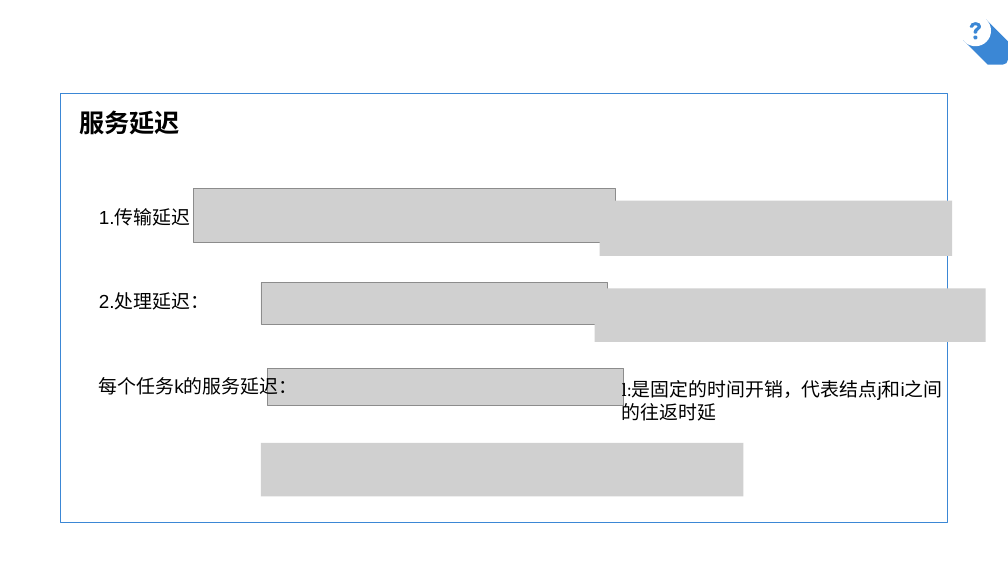
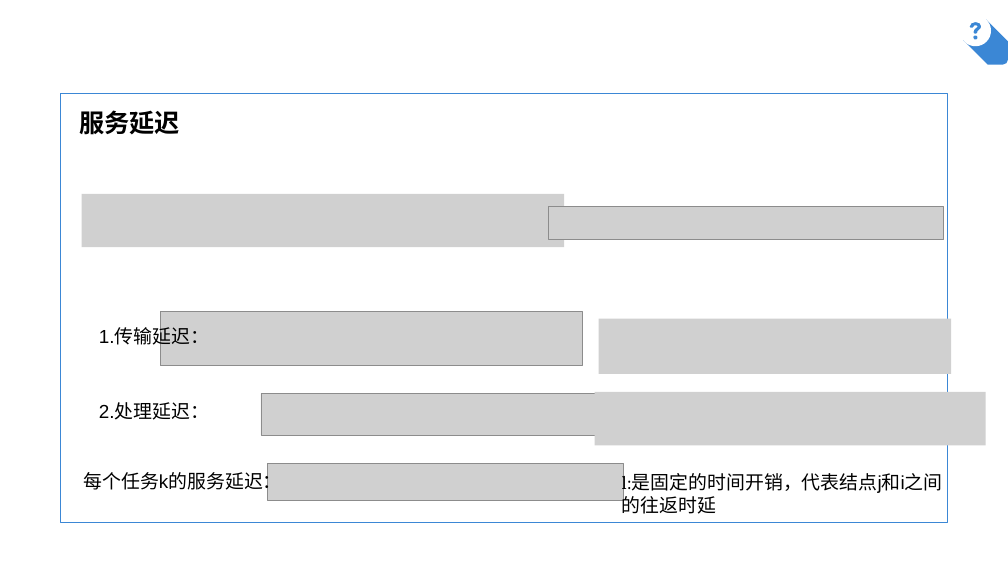
Before and after one commit to AlfredChiang/Mobile-Edge-Computing, a slide deck: slide 6 of Folo Latency andQuality Optimized Task Allocation in Vehicular Fog Computing/2018-11-20.pptx. Drawn at 1008x567 pixels with LibreOffice and Linux fonts; fonts in the diff are those of the drawing; grey boxes stand for pictures; background and template pictures are left out. Boxes give left, top, right and bottom in pixels: in the first picture for what was removed or moved away, otherwise in the second. Text is boxed around its words. In the diff, an @@ line names an element or a change of style, - is before the commit and + after.

```diff
--- a/Folo Latency andQuality Optimized Task Allocation in Vehicular Fog Computing/2018-11-20.pptx
+++ b/Folo Latency andQuality Optimized Task Allocation in Vehicular Fog Computing/2018-11-20.pptx
@@ picture added at (82, 194, 564, 247) @@
@@ picture: place and size @@
-picture at (600, 200, 952, 256)
+picture at (549, 206, 944, 240)
@@ picture removed at (595, 288, 986, 342) @@
@@ text "1.传输延迟：": place and size @@
-text "1.传输延迟：" at (99, 209, 209, 228)
+text "1.传输延迟：" at (99, 328, 209, 347)
@@ picture: place and size @@
-picture at (194, 188, 616, 243)
+picture at (160, 312, 582, 366)
@@ picture added at (599, 319, 951, 374) @@
@@ text "2.处理延迟：": place and size @@
-text "2.处理延迟：" at (99, 293, 209, 310)
+text "2.处理延迟：" at (99, 403, 209, 420)
@@ picture: place and size @@
-picture at (261, 283, 607, 324)
+picture at (261, 394, 607, 436)
@@ picture added at (595, 392, 986, 445) @@
@@ picture removed at (261, 443, 743, 497) @@
@@ text "每个任务k的服务延迟：": place and size @@
-text "每个任务k的服务延迟：" at (99, 374, 297, 399)
+text "每个任务k的服务延迟：" at (83, 468, 281, 493)
@@ picture: place and size @@
-picture at (268, 368, 624, 405)
+picture at (268, 464, 624, 501)
@@ text "l:是固定的时间开销，代表结点j和i之间": place and size @@
-text "l:是固定的时间开销，代表结点j和i之间" at (622, 379, 943, 421)
+text "l:是固定的时间开销，代表结点j和i之间" at (622, 472, 943, 514)
```
Also in this commit, not shown: 1 other slide changed, 1 other file.
